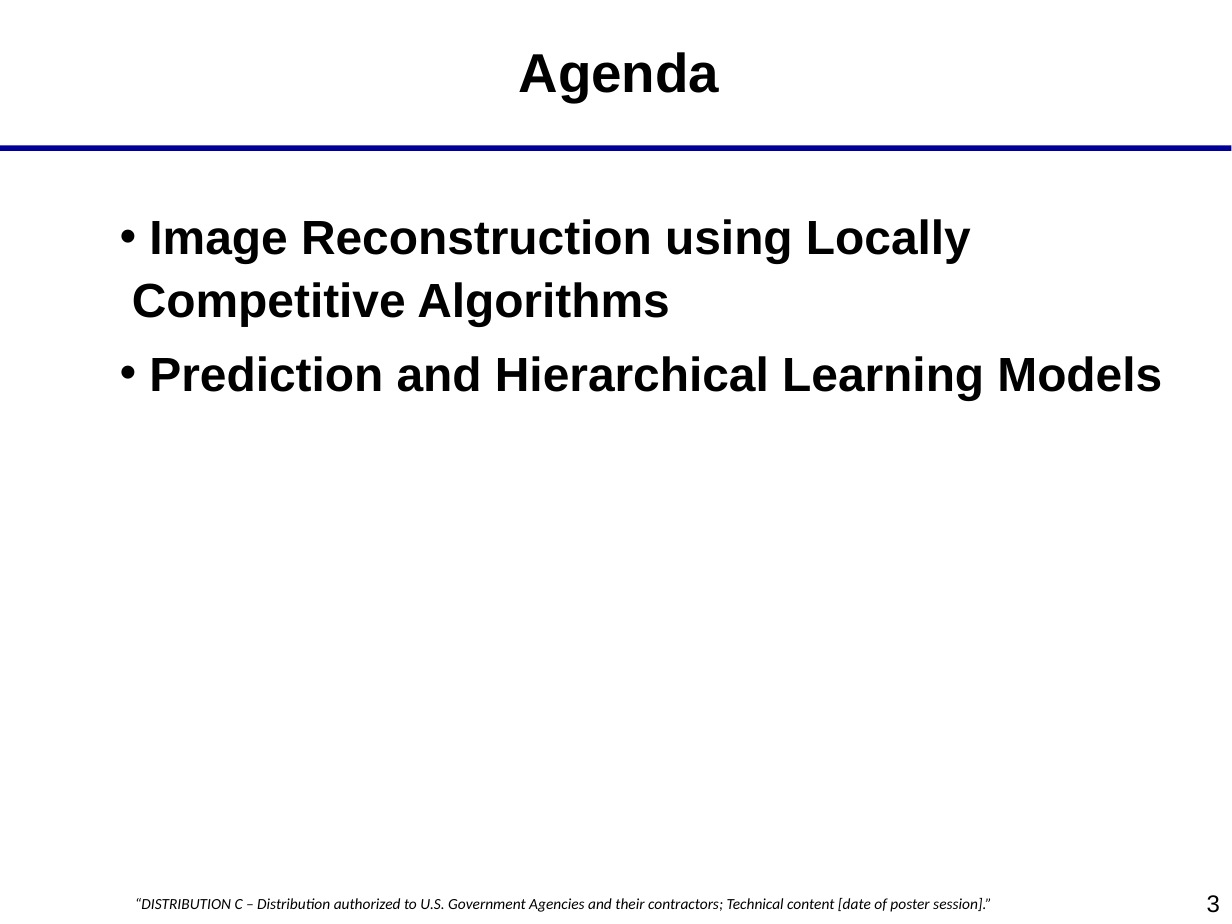
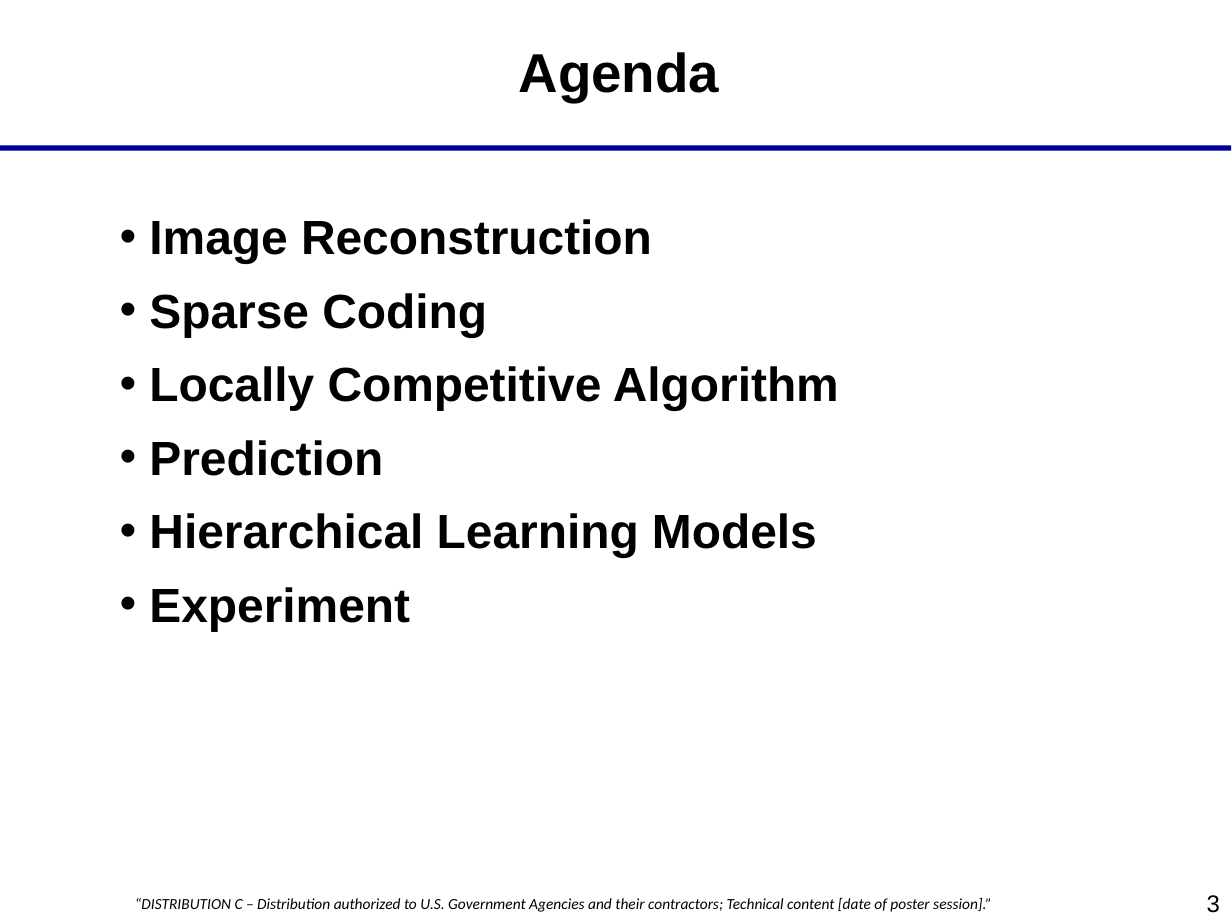
Before and after one commit to savannaos/Star-Field-Transformations, a slide deck: slide 3 of documents/starfields.ppt. Drawn at 1232x924 pixels with LibreOffice and Linux fonts; fonts in the diff are those of the drawing; background and template pictures are left out. Boxes give left, top, right and bottom in pixels: in the first picture for what was removed or moved away, otherwise in the second. Text is boxed around its words. In the diff, an @@ line names an element or a change of style, - is before the commit and + after.

```diff
--- a/documents/starfields.ppt
+++ b/documents/starfields.ppt
@@ text at (149,219,839,631): text changed @@
-• Image Reconstruction using Locally Competitive Algorithms
-• Prediction and Hierarchical Learning Models
+• Image Reconstruction
+• Sparse Coding
+• Locally Competitive Algorithm
+• Prediction
+• Hierarchical Learning Models
+• Experiment
```
Also in this commit, not shown: 4 other slides changed, 2 slides added, 2 slides removed, 4 other files.
